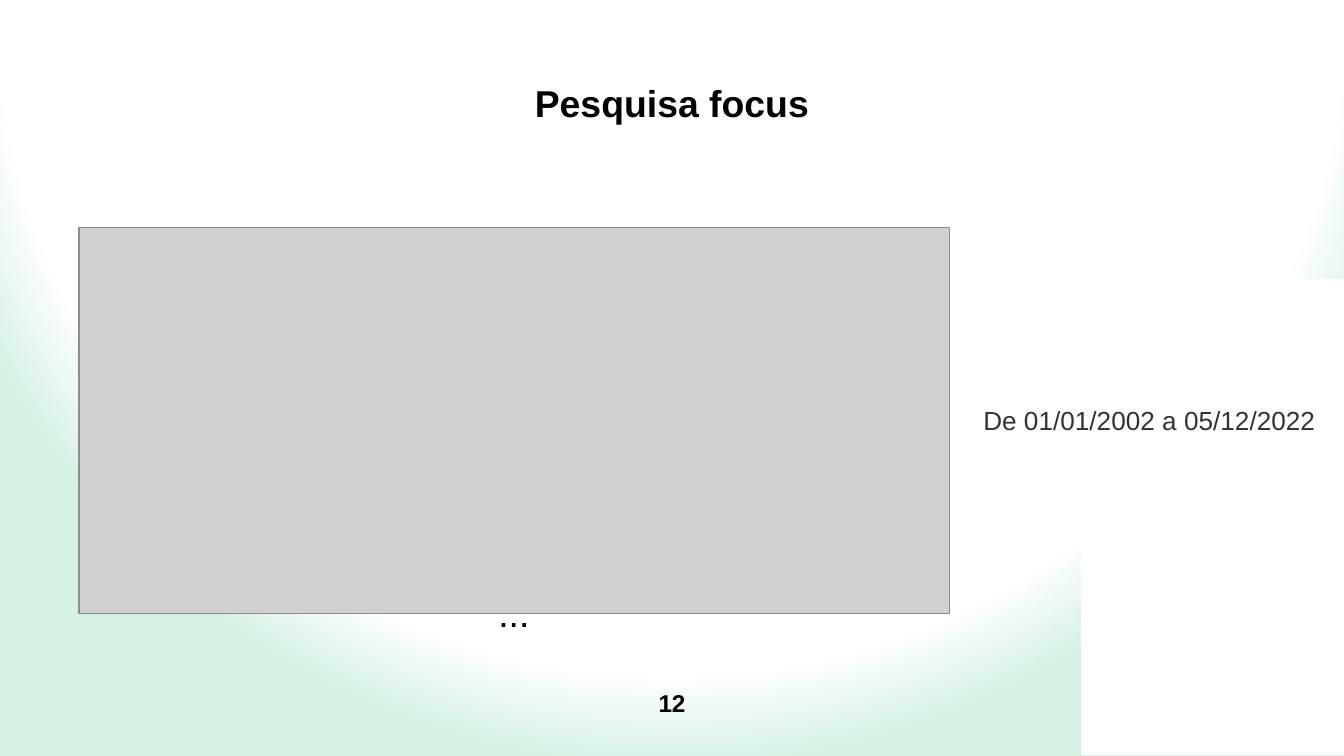
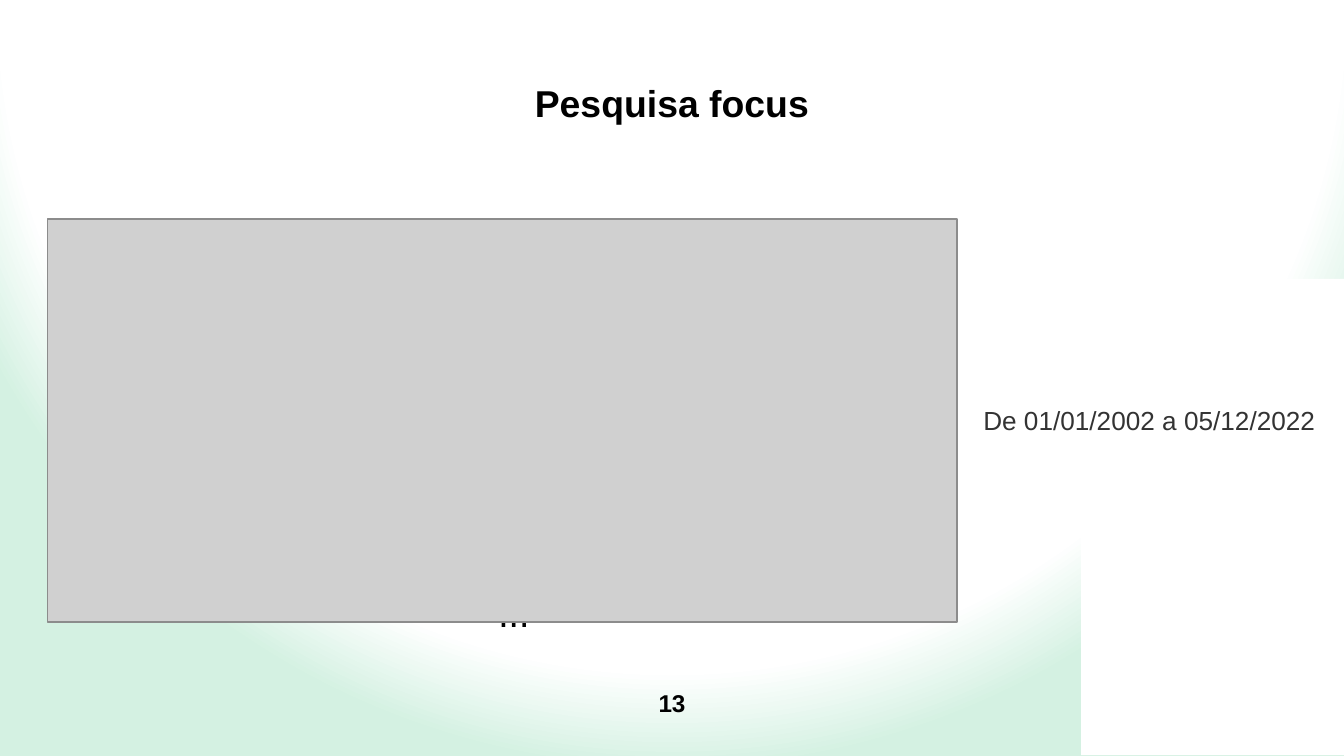
Before and after one commit to asantos2000/caderno-bd, a slide deck: slide 13 of pics/11 - BigDataAnalytics - ANDERSON.pptx (slide 12 before the commit). Drawn at 1344x756 pixels with LibreOffice and Linux fonts; fonts in the diff are those of the drawing; grey boxes stand for pictures; background and template pictures are left out. Boxes give left, top, right and bottom in pixels: in the first picture for what was removed or moved away, otherwise in the second. Text is boxed around its words. In the diff, an @@ line names an element or a change of style, - is before the commit and + after.

```diff
--- a/pics/11 - BigDataAnalytics - ANDERSON.pptx
+++ b/pics/11 - BigDataAnalytics - ANDERSON.pptx
@@ picture: place and size @@
-picture at <box>79,227,950,613</box>
+picture at <box>47,219,957,622</box>
@@ page number at <box>659,695,686,713</box>: text changed @@
-12
+13
```
Also in this commit, not shown: 11 other slides changed, 1 other file.
